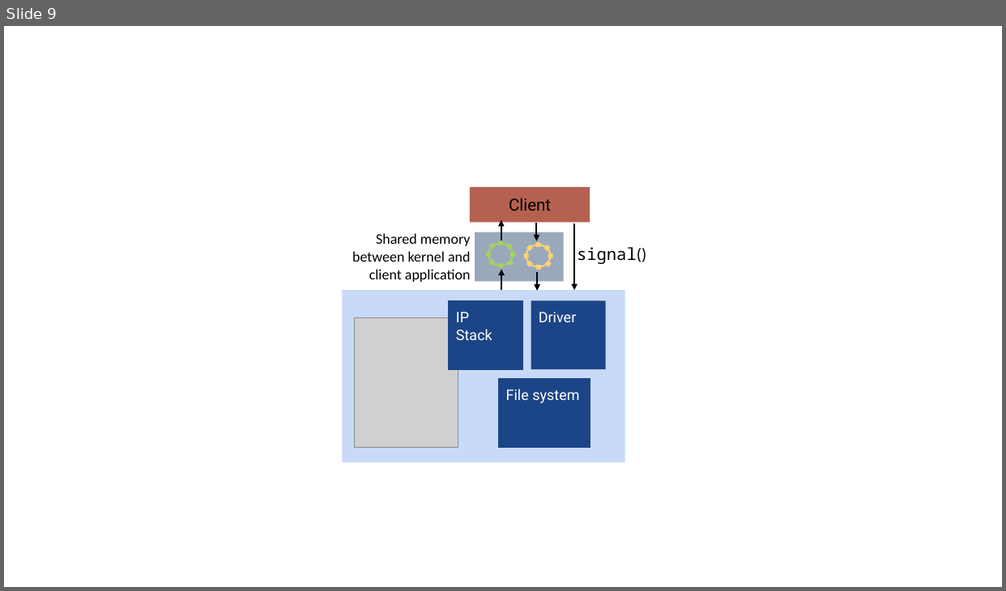
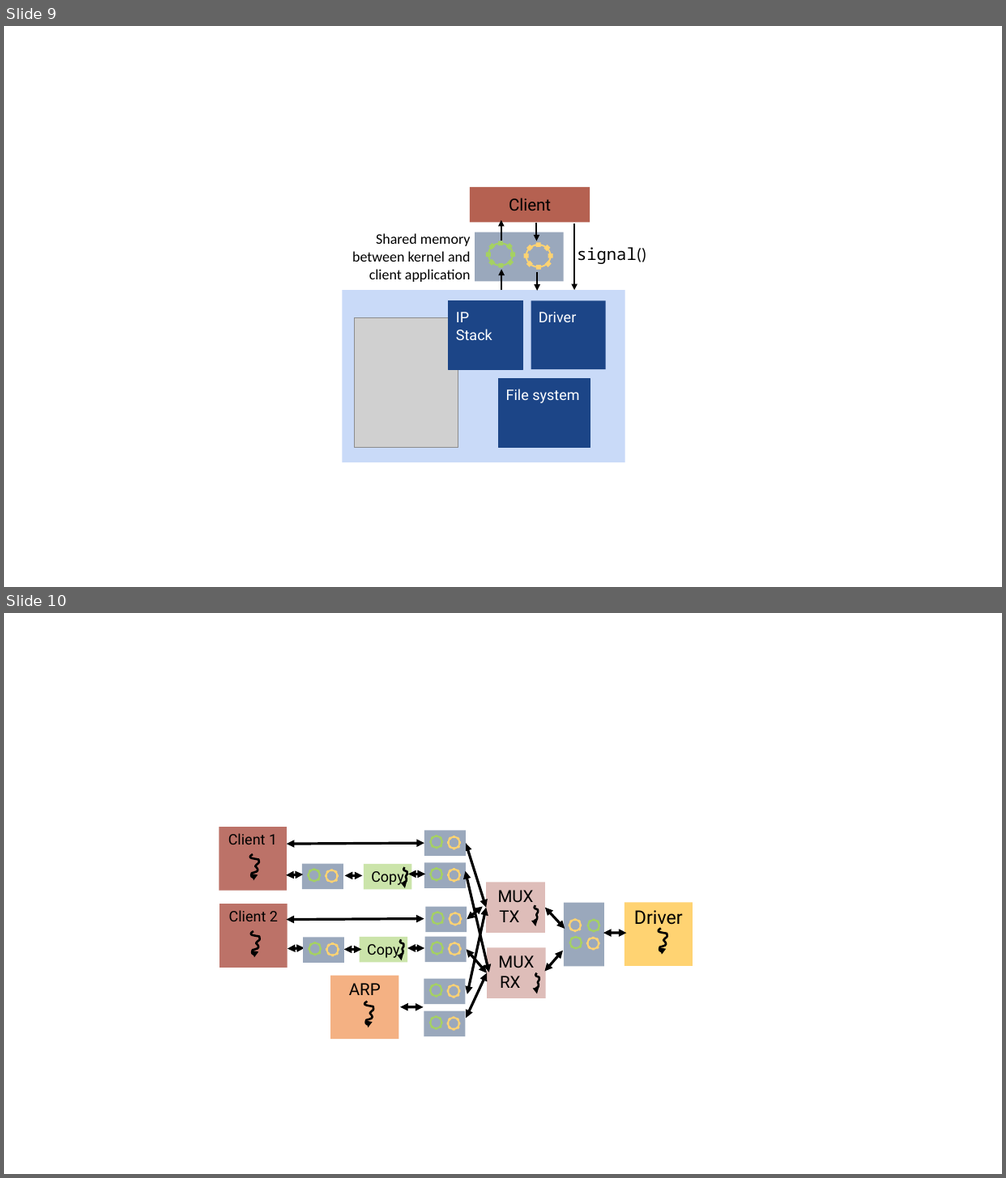
Before and after one commit to lucypa/thesis, a slide deck: imgs/figs.pptx. Shown one above the other, each under a label of ours: slide 9 before the commit, slides 9 and 10 after it. The pictures are 1006x591 and 1006x1178 pixels, drawn with LibreOffice and Linux fonts; fonts in the diff are those of the drawing; grey boxes stand for pictures. Boxes give left, top, right and bottom in pixels: in the first picture for what was removed or moved away, otherwise in the second. Text is boxed around its words. In the diff, an @@ line names an element or a change of style, - is before the commit and + after.

```diff
--- a/imgs/figs.pptx
+++ b/imgs/figs.pptx
@@ slide 10 added at [4,613,1002,1174], background #FFFFFF @@
@@ group added at [219,827,692,1039]: 177 rectangles, 20 ellipses, 18 double arrows, 8 freeform shapes @@
+Copy
+MUX RX
+Driver
+MUX TX
+Copy
+Client 2
+Client 1
+ARP
```
Also in this commit, not shown: 1 slide changed, 1 other slide added, 31 other files.
